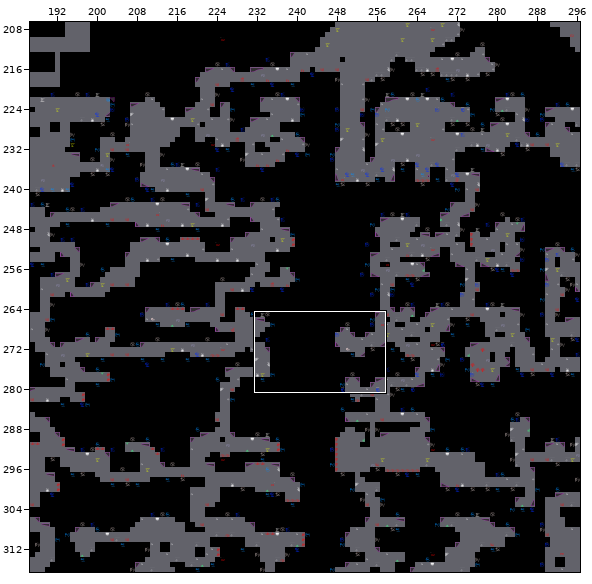
Two versions of a level (Tiled map, DownloadedData/TheCave.tmx). The picture above shows the old version from afar; the outline marks the close-up.
Close-up. First the earlier version:
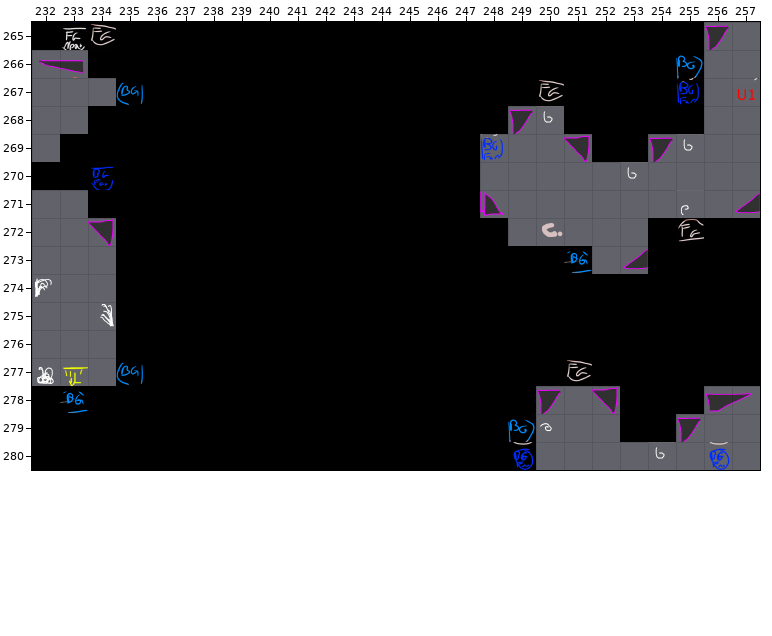
Cells are 120x120 px. Shown: x 232..257, y 265..280. The commit also changed other parts of the map, which this record leaves out.
After the commit:
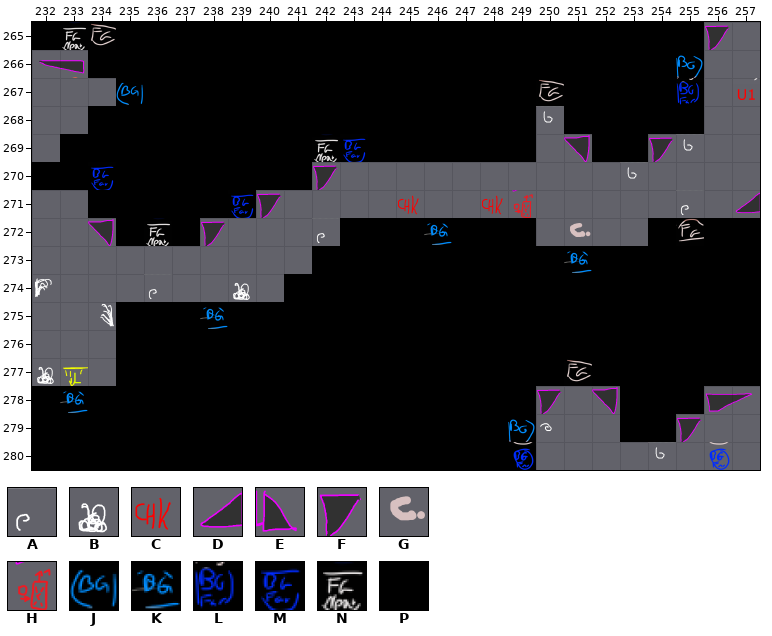
Key: from "UpperCaveObjectTiles": A 8, B 13, C 15, D 40, E 41, F 46, G 49, H 70, J 116, K 118, L 125, M 127, N 132; from "UpperCaveTiles": P 12.
_ is an empty cell, . an unchanged one.
See-through tiles are keyed as they look on the map.
The edit:
--- layer "Level"
@@ x 235..253 @@
-268 .............._....
-269 .............__....
-270 .......PPPPPP......
-271 .....PPPPPPPP......
-272 ...PPPPP......_....
-273 PPPPPPP..........__
-274 PPPPPP.............
+268 ..............P....
+269 .............PP....
+270 .......______......
+271 .....________......
+272 ..._____......P....
+273 _______..........PP
+274 ______.............
--- layer "Objects"
@@ x 236..253 @@
-268 .............F....
-269 ......__....L.....
-270 ......_...........
-271 ...__...._..E_....
-272 _._..._..._...G_..
-273 .................D
-274 _.._..............
-275 .._...............
+268 ............._....
+269 ......NM...._.....
+270 ......F...........
+271 ...MF....C..CH....
+272 N.F...A...K..._G..
+273 ................._
+274 A..B..............
+275 ..K...............
@@ x 235..235 @@
-277 J
+277 _
